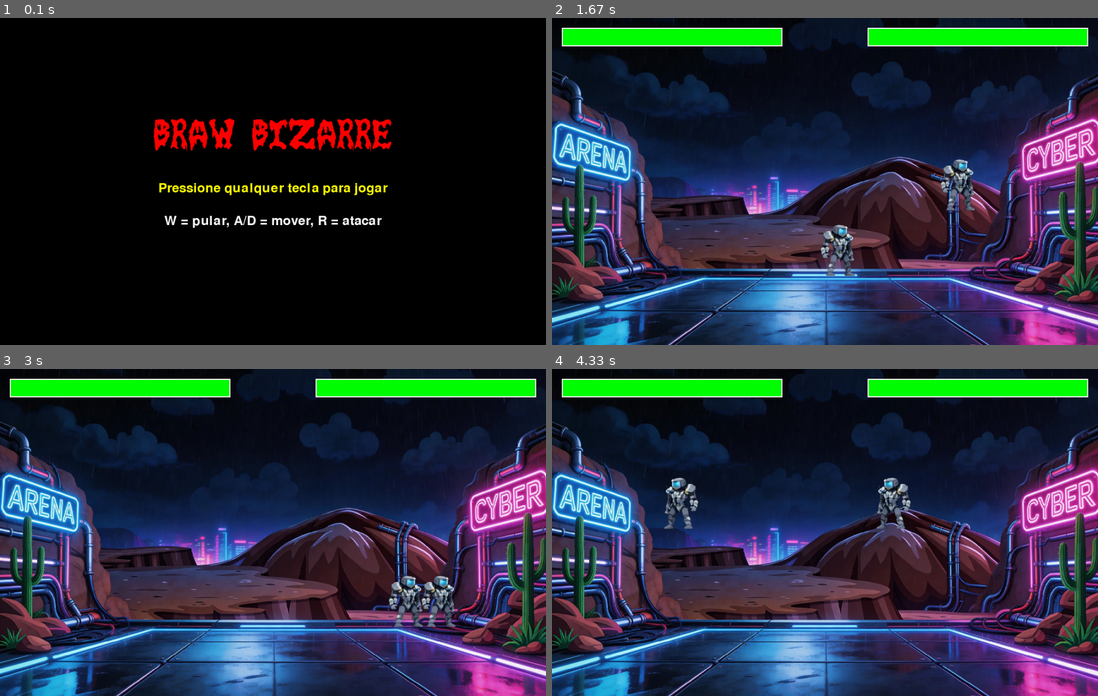
Above: before the commit, frames 1-4 (two rows, left to right).
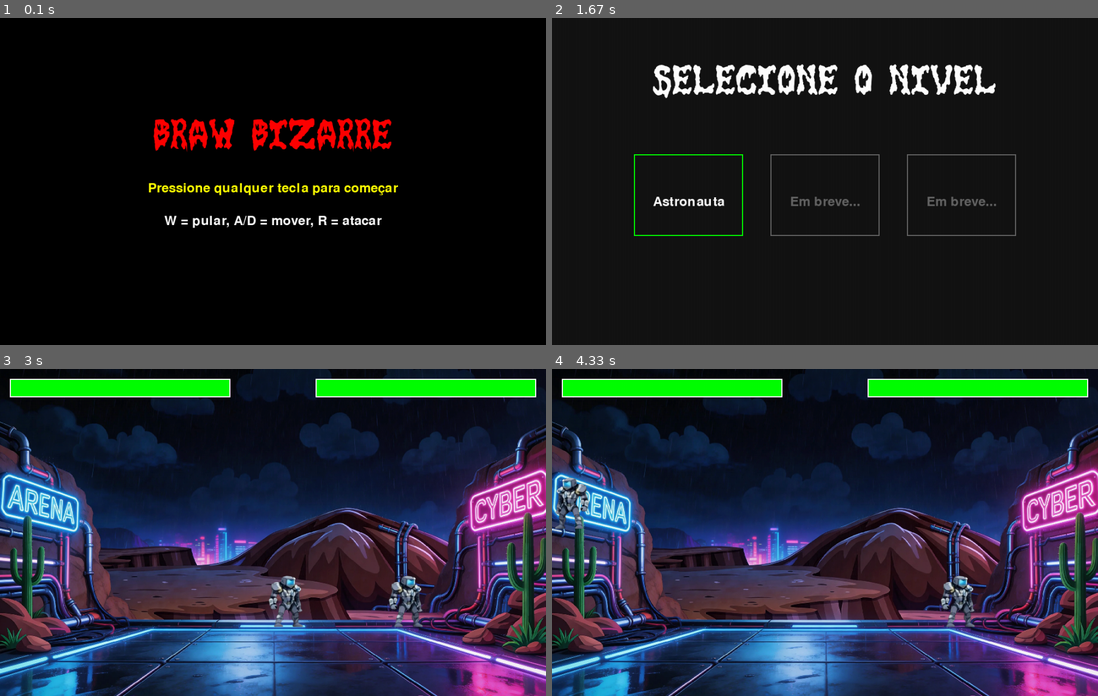
Above: after the commit, the same moments.

Repository: nino-do-git/pygame-dp-ideia-dois
Game: pygame game, started from main.py
Two runs of this game, one before a commit and one after it. Both use one fixed random seed, a clock stepped at 60 frames per second and the inputs below.
Inputs (mouse positions are in pixels of both pictures, inside the frame that each line leads up to):
- Up to frame 1 (0.1 s): no input
- Up to frame 2 (1.67 s): hold D 0.33-0.8 s; click (688, 194) at 0.88 s, where only the run after the commit has a clickable "Astronauta"; hold Esc 1.17-1.47 s; hold W 1.17-1.47 s; move the mouse to (693, 184) at 1.2 s; hold Esc from 1.5 s (still down); hold W from 1.5 s (still down)
- Up to frame 3 (3 s): release Esc at 1.8 s; release W at 1.8 s; click (136, 545) at 1.88 s, where only the run after the commit has a clickable "Astronauta"; hold W 2.17-2.47 s; move the mouse to (338, 561) at 2.2 s; hold D 2.5-2.97 s
- Up to frame 4 (4.33 s): hold A 3-3.53 s; hold A 3.57-3.97 s; hold W from 4 s (still down)

The runs differ from the first frame. In frame 1, 0.9% of the frame differs, in the area x 27-73%, y 50-55%; in frame 2, 74%, in the area x 0-100%, y 0-100%; in frame 3, 1.1%; in frame 4, 2.2%.

Commit message:
nivel adicionado

Diff:
--- a/main.py
+++ b/main.py
@@ -15,10 +15,18 @@
 YELLOW = (255, 255, 0)
 WHITE = (255, 255, 255)
 GREEN = (0, 255, 0)
+GRAY = (100, 100, 100)
 
 bg_image = pygame.image.load("assets/images/Background_deserto.jpg").convert_alpha()
 menu_font = pygame.font.Font("assets/fonts/gorefont.ttf", 64)
 menu_subfont = pygame.font.SysFont(None, 36)
+
+game_started = False
+level_selection = False
+
+level1_rect = pygame.Rect(150, 250, 200, 150)
+level2_rect = pygame.Rect(400, 250, 200, 150)
+level3_rect = pygame.Rect(650, 250, 200, 150)
 
 def draw_bg():
     scaled_bg = pygame.transform.scale(bg_image, (SCREEN_WIDTH, SCREEN_HEIGHT))
@@ -33,17 +41,33 @@
 def draw_start_screen():
     screen.fill((0, 0, 0))
     title = menu_font.render("Braw Bizarre", True, RED)
-    prompt = menu_subfont.render("Pressione qualquer tecla para jogar", True, YELLOW)
+    prompt = menu_subfont.render("Pressione qualquer tecla para começar", True, YELLOW)
     instructions = menu_subfont.render("W = pular, A/D = mover, R = atacar", True, WHITE)
 
     screen.blit(title, ((SCREEN_WIDTH - title.get_width()) // 2, 180))
     screen.blit(prompt, ((SCREEN_WIDTH - prompt.get_width()) // 2, 300))
     screen.blit(instructions, ((SCREEN_WIDTH - instructions.get_width()) // 2, 360))
 
+def draw_level_select():
+    screen.fill((20, 20, 20))
+    title = menu_font.render("Selecione o Nivel", True, WHITE)
+    screen.blit(title, ((SCREEN_WIDTH - title.get_width()) // 2, 80))
+
+    pygame.draw.rect(screen, GREEN, level1_rect, 2)
+    txt1 = menu_subfont.render("Astronauta", True, WHITE)
+    screen.blit(txt1, (level1_rect.centerx - txt1.get_width()//2, level1_rect.centery))
+
+    pygame.draw.rect(screen, GRAY, level2_rect, 2)
+    txt2 = menu_subfont.render("Em breve...", True, GRAY)
+    screen.blit(txt2, (level2_rect.centerx - txt2.get_width()//2, level2_rect.centery))
+
+    pygame.draw.rect(screen, GRAY, level3_rect, 2)
+    txt3 = menu_subfont.render("Em breve...", True, GRAY)
+    screen.blit(txt3, (level3_rect.centerx - txt3.get_width()//2, level3_rect.centery))
+
 fighter_1 = Fighter(200, 310, is_ai=False)
 fighter_2 = Fighter(700, 310, is_ai=True)
 
-game_started = False
 run = True
 while run:
     clock.tick(FPS)
@@ -51,11 +75,27 @@
     for event in pygame.event.get():
         if event.type == pygame.QUIT:
             run = False
-        elif event.type == pygame.KEYDOWN and not game_started:
-            game_started = True
+
+        if not game_started and not level_selection:
+            if event.type == pygame.KEYDOWN or event.type == pygame.MOUSEBUTTONDOWN:
+                level_selection = True
+
+        elif level_selection and not game_started:
+            if event.type == pygame.MOUSEBUTTONDOWN:
+                mouse_pos = pygame.mouse.get_pos()
+                if level1_rect.collidepoint(mouse_pos):
+                    level_selection = False
+                    game_started = True
+
+            if event.type == pygame.KEYDOWN:
+                if event.key == pygame.K_ESCAPE:
+                    level_selection = False
 
     if not game_started:
-        draw_start_screen()
+        if level_selection:
+            draw_level_select()
+        else:
+            draw_start_screen()
     else:
         draw_bg()
         draw_health_bar(fighter_1.health, 20, 20)
@@ -69,6 +109,11 @@
         fighter_2.update()
         fighter_2.draw(screen)
 
+        key = pygame.key.get_pressed()
+        if key[pygame.K_ESCAPE]:
+            game_started = False
+            level_selection = True
+
     pygame.display.update()
 
 pygame.quit()
